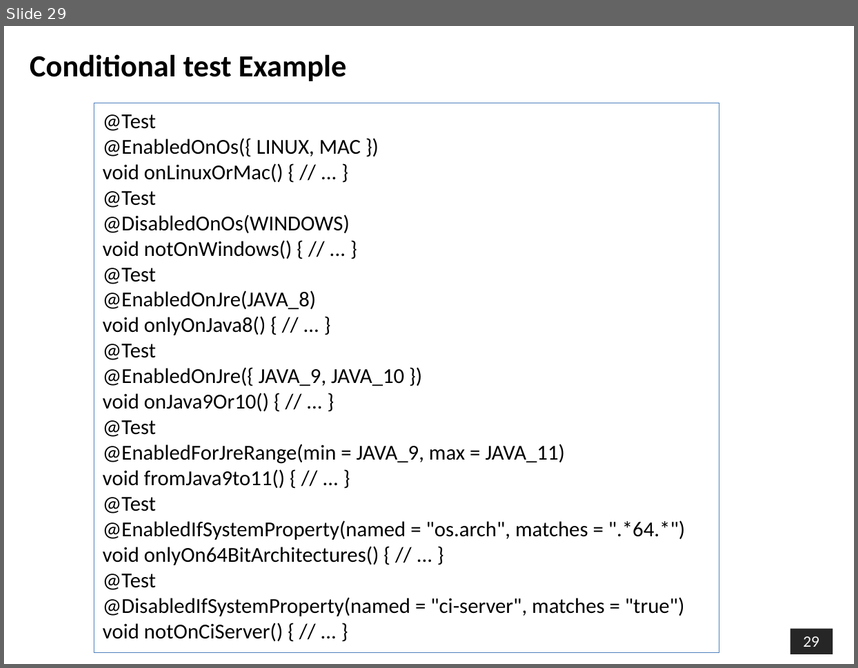
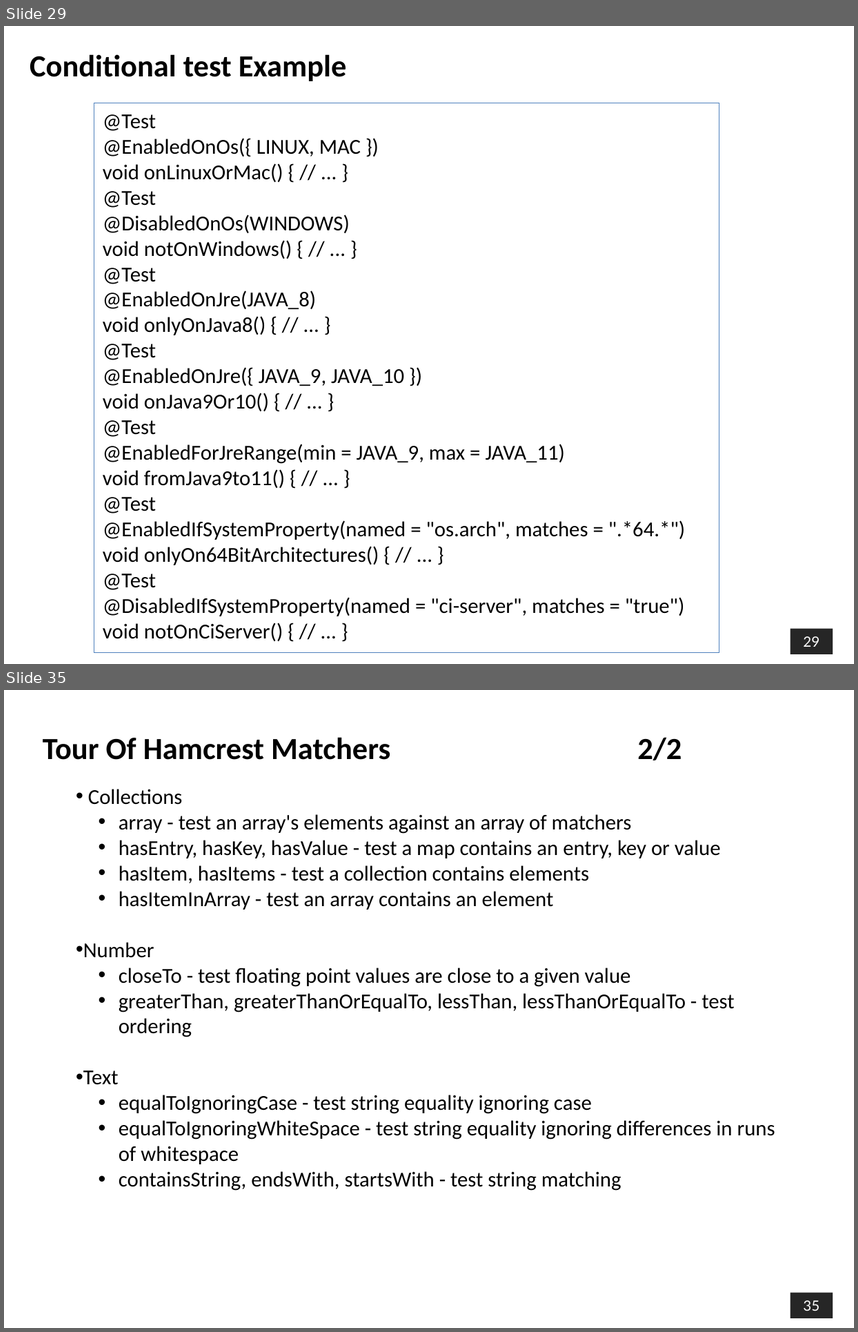
Before and after one commit to shalini06mittal/ConcertoTraining, a slide deck: ppts/Junit/Junit5.pptx. Shown one above the other, each under a label of ours: slide 29 before the commit, slides 29 and 35 after it; the slides between them are not shown. The pictures are 858x668 and 858x1332 pixels, drawn with LibreOffice and Linux fonts; fonts in the diff are those of the drawing; background and template pictures are left out. Boxes give left, top, right and bottom in pixels: in the first picture for what was removed or moved away, otherwise in the second. Text is boxed around its words. In the diff, an @@ line names an element or a change of style, - is before the commit and + after.

```diff
--- a/ppts/Junit/Junit5.pptx
+++ b/ppts/Junit/Junit5.pptx
@@ slide 35 added at (4, 690, 854, 1328), background picture (left out); not listed: 1 template element that a slide beside it also shows @@
@@ text added at (43, 737, 682, 760), 26 pt, text #000000, bold @@
+Tour Of Hamcrest Matchers 2/2
@@ text added at (83, 789, 775, 1190), 18 pt, text #000000 @@
+• Collections
+  • array - test an array's elements against an array of matchers
+  • hasEntry, hasKey, hasValue - test a map contains an entry, key or value
+  • hasItem, hasItems - test a collection contains elements
+  • hasItemInArray - test an array contains an element
+• Number
+  • closeTo - test floating point values are close to a given value
+  • greaterThan, greaterThanOrEqualTo, lessThan, lessThanOrEqualTo - test ordering
+• Text
+  • equalToIgnoringCase - test string equality ignoring case
+  • equalToIgnoringWhiteSpace - test string equality ignoring differences in runs of whitespace
+  • containsString, endsWith, startsWith - test string matching
```
Also in this commit, not shown: 31 other slides added, 33 other files.
